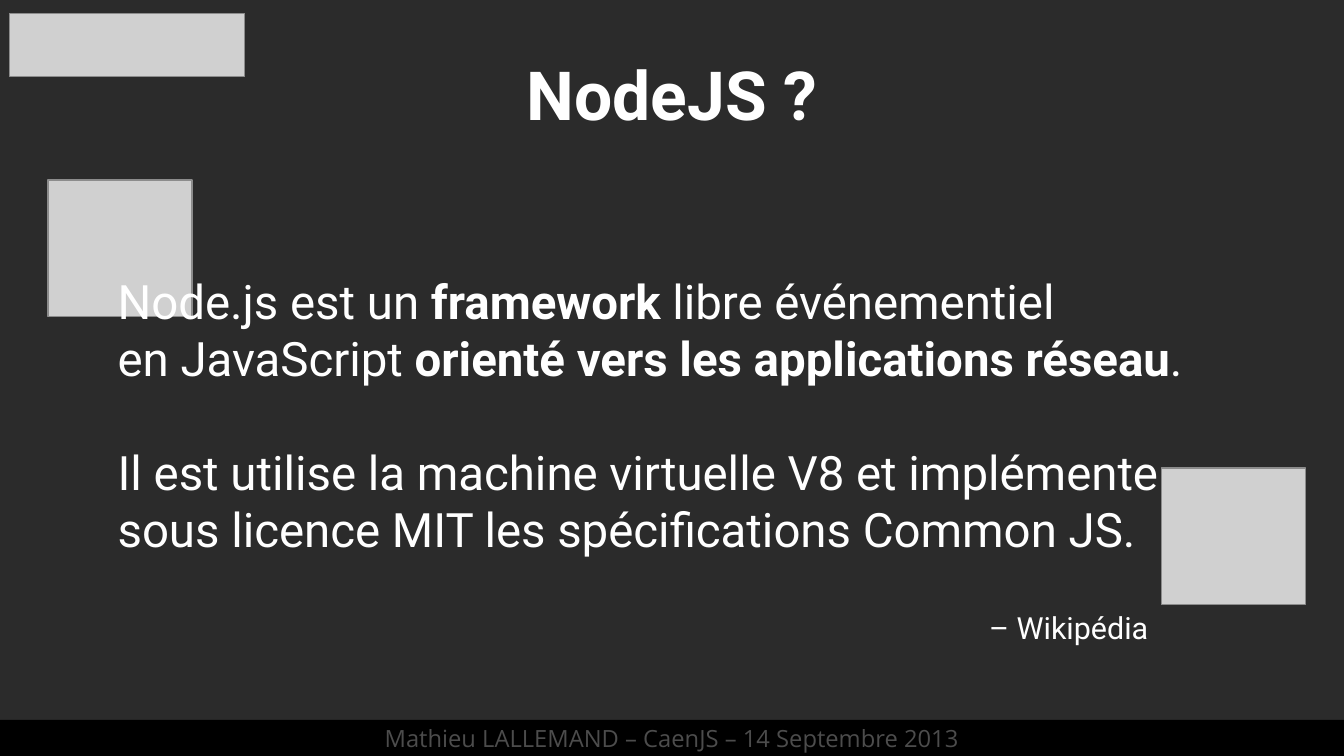
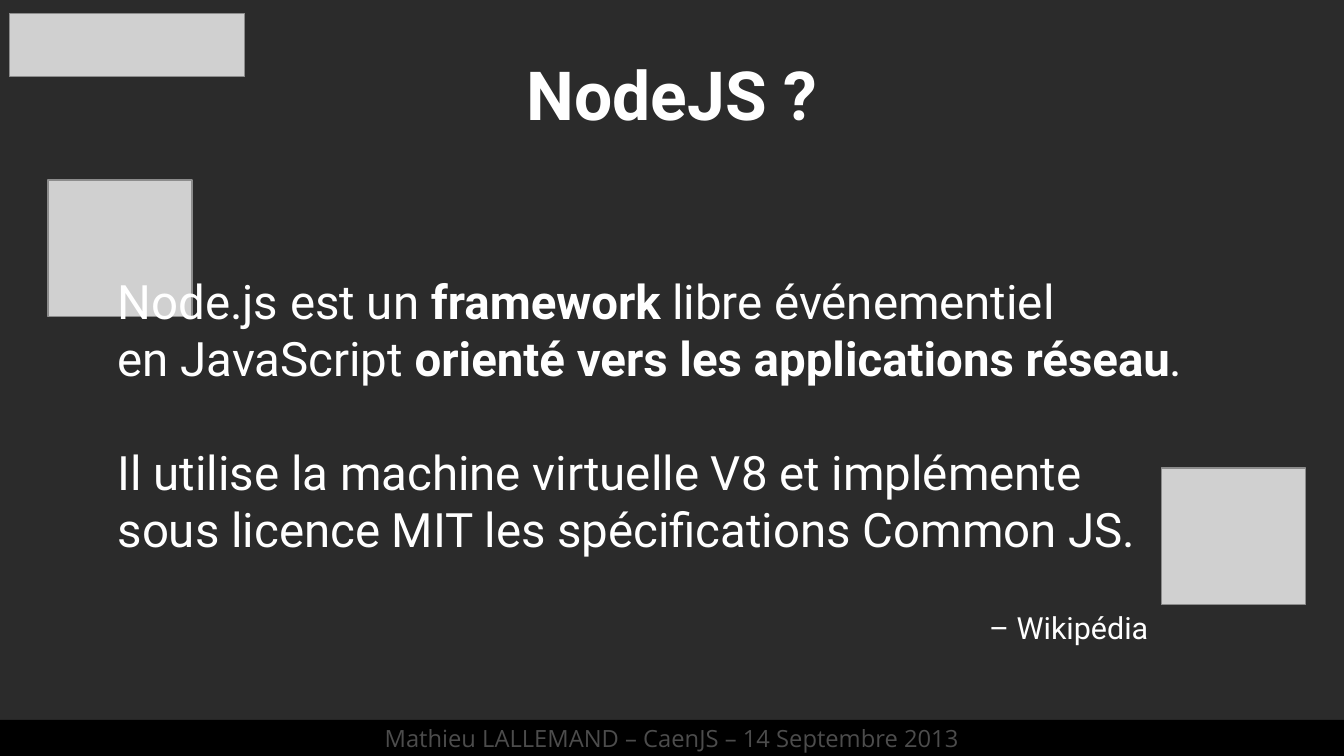
Before and after one commit to lalmat/CaenJS, a slide deck: slide 2 of Présentation/CaenJS - nodeJS.odp. Drawn at 1344x756 pixels with LibreOffice and Linux fonts; fonts in the diff are those of the drawing; grey boxes stand for pictures; background and template pictures are left out; a plain dark background stands for a picture behind light text. Boxes give left, top, right and bottom in pixels: in the first picture for what was removed or moved away, otherwise in the second. Text is boxed around its words. In the diff, an @@ line names an element or a change of style, - is before the commit and + after.

```diff
--- a/Présentation/CaenJS - nodeJS.odp
+++ b/Présentation/CaenJS - nodeJS.odp
@@ text at box(118, 454, 1082, 500): text changed @@
-Il est utilise la machine virtuelle V8 et implémente
+Il utilise la machine virtuelle V8 et implémente
```
Also in this commit, not shown: 1 other file.
